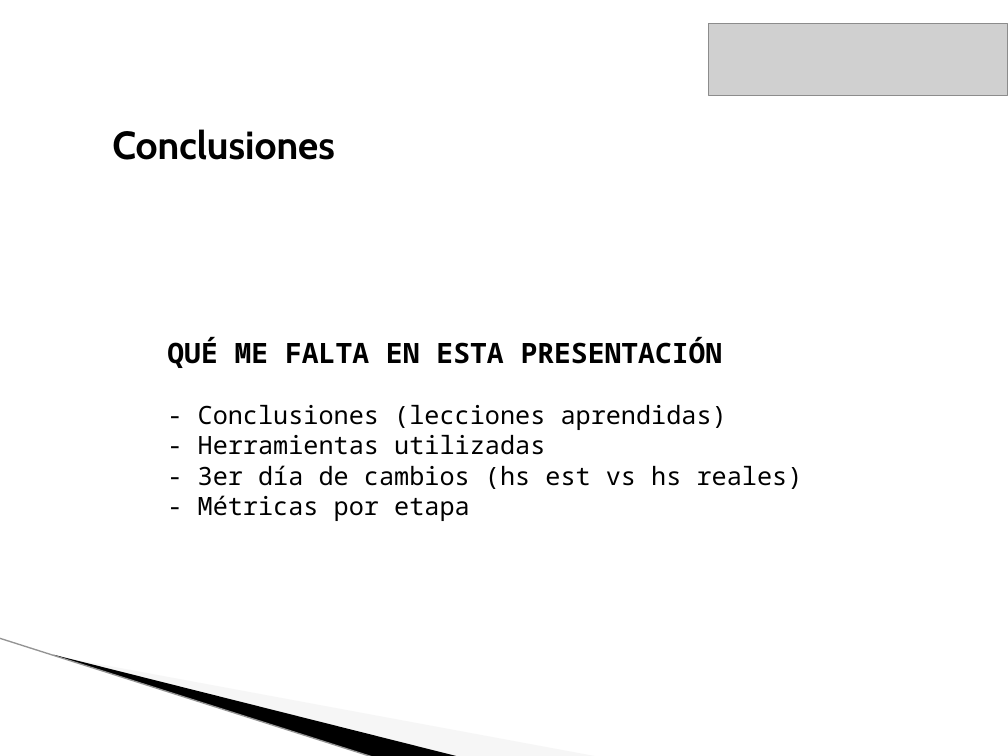
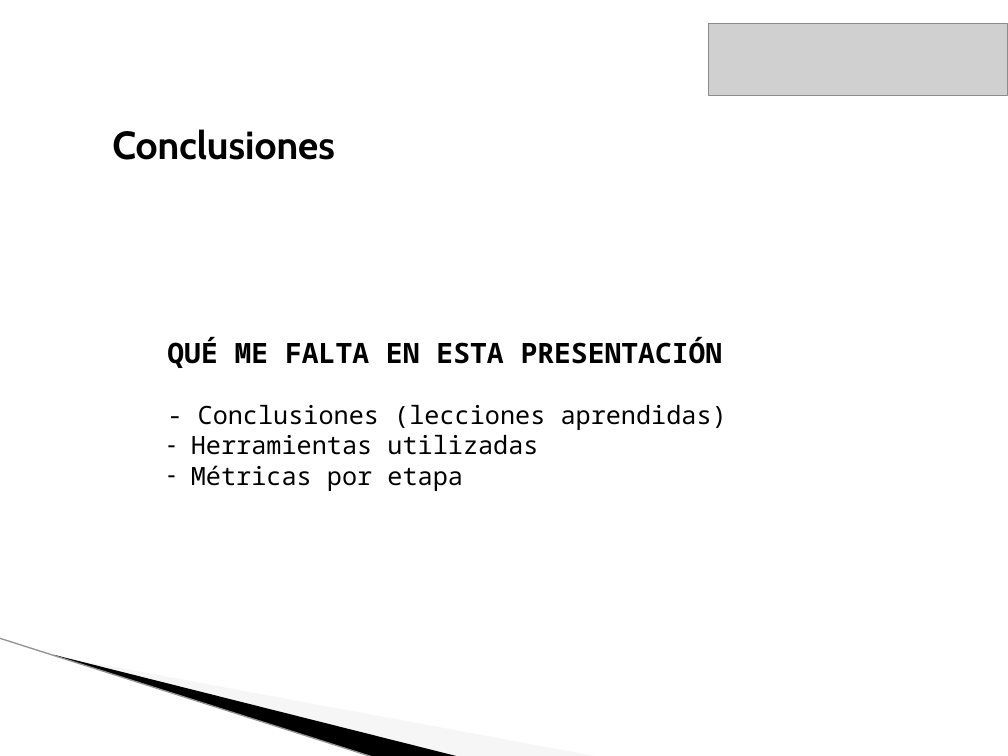
Before and after one commit to lucasdicesaro/reser-bar, a slide deck: slide 21 of documentacion/Presentacion Final ReserBar/Presentacion Final.pptx. Drawn at 1008x756 pixels with LibreOffice and Linux fonts; fonts in the diff are those of the drawing; grey boxes stand for pictures; background and template pictures are left out. Boxes give left, top, right and bottom in pixels: in the first picture for what was removed or moved away, otherwise in the second. Text is boxed around its words. In the diff, an @@ line names an element or a change of style, - is before the commit and + after.

```diff
--- a/documentacion/Presentacion Final ReserBar/Presentacion Final.pptx
+++ b/documentacion/Presentacion Final ReserBar/Presentacion Final.pptx
@@ text at bbox=[191, 435, 538, 491]: text changed @@
-- Herramientas utilizadas
-- 3er día de cambios (hs est vs hs reales)
-- Métricas por etapa
+– Herramientas utilizadas
+– Métricas por etapa
```
Also in this commit, not shown: 4 other slides changed.
